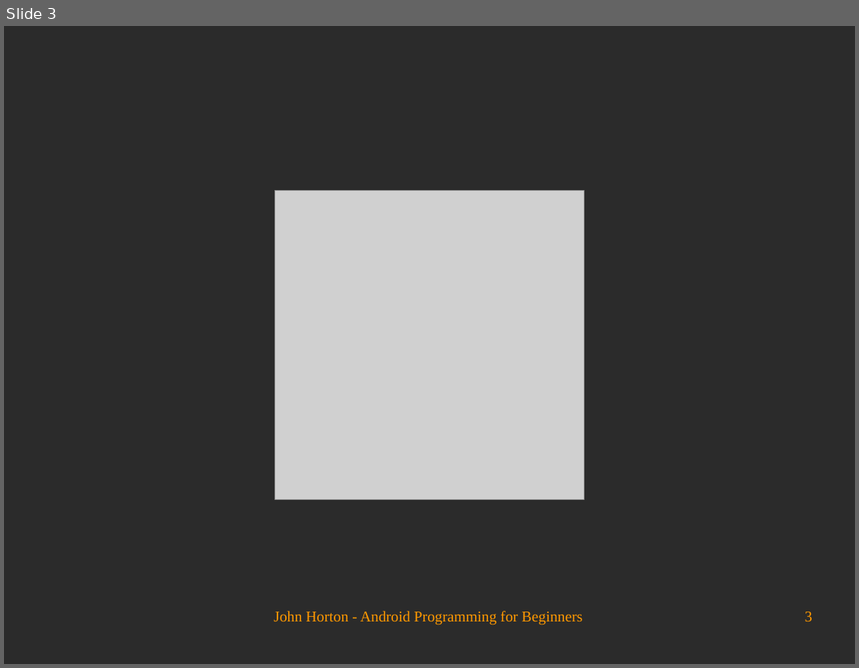
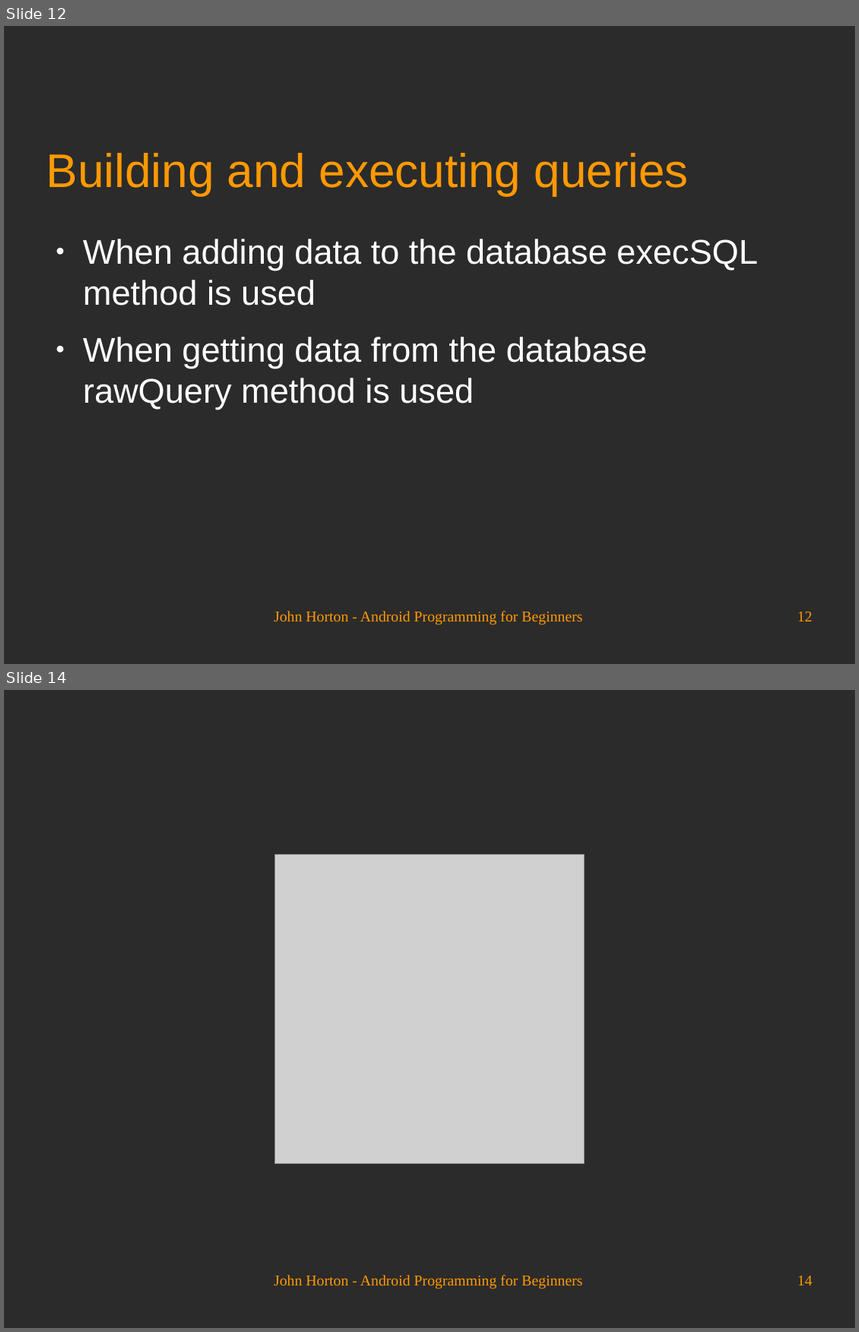
Before and after one commit to Academy-Soft-Intellect/Android-Programming-for-Beginners, a slide deck: 23_Using_SQLite_Databases_in_Our_Apps.odp. Shown one above the other, each under a label of ours: slide 3 before the commit, slides 12 and 14 after it; the slides between them are not shown. The pictures are 859x668 and 859x1332 pixels, drawn with LibreOffice and Linux fonts; fonts in the diff are those of the drawing; grey boxes stand for pictures; background and template pictures are left out; a plain dark background stands for a picture behind light text. Boxes give left, top, right and bottom in pixels: in the first picture for what was removed or moved away, otherwise in the second. Text is boxed around its words. In the diff, an @@ line names an element or a change of style, - is before the commit and + after.

```diff
--- a/23_Using_SQLite_Databases_in_Our_Apps.odp
+++ b/23_Using_SQLite_Databases_in_Our_Apps.odp
@@ slide 12 added at box(4, 26, 855, 664), background picture (left out) @@
@@ title added at box(47, 153, 689, 195), 44 pt, text #FF9900 @@
+Building and executing queries
@@ text added at box(83, 239, 758, 409), 32 pt, text #FFFFFF @@
+● When adding data to the database execSQL method is used
+● When getting data from the database rawQuery method is used
@@ text added at box(274, 611, 582, 626), 14 pt, text #FF9900 @@
+John Horton - Android Programming for Beginners
@@ page number added at box(797, 612, 813, 622), 14 pt, text #FF9900 @@
+12
@@ what was slide 3 is now slide 14 @@
@@ page number at box(797, 1276, 813, 1286): text changed @@
-3
+14
```
Also in this commit, not shown: 2 slides changed, 10 other slides added.
